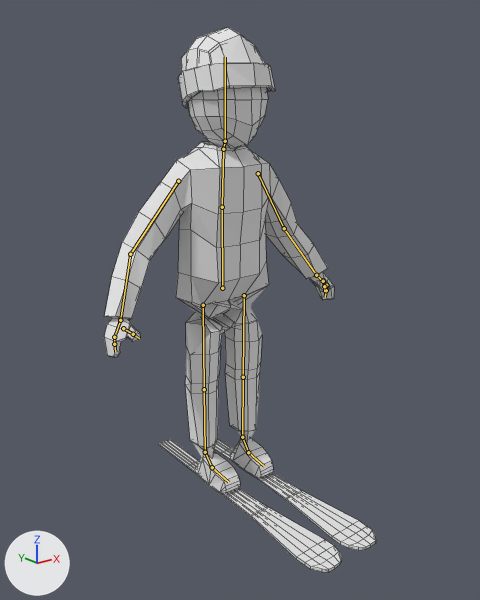
An edit to the Blender file Assets/model.blend, drawn before and after from the same camera.
Camera for both pictures: a camera (50 mm lens) standing at (-14.02, -18.44, 14.27) and looking at (-0.53, -1.57, 7.52). Lighting does not change. The marker at lower left points along +X, +Y and +Z. The bones that bend it are drawn over the model as lines. Mesh edges are drawn as thin lines.
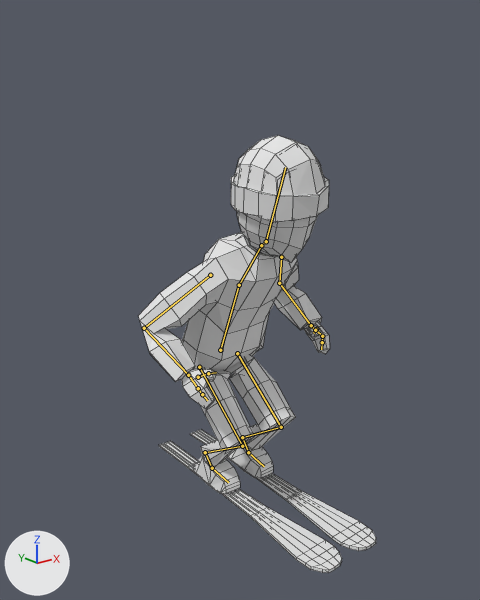
The newer file adds an action. The first version stands in its rest pose; the second is drawn at frame 348 of the action 'jump'.

Location of each change, (x1, y1, x2, y2) in pixels of the pictures (480 x 600 px):
'Cube.000', posed (12% narrower, 20% shorter)
    before: (104, 27, 376, 572)
    after: (138, 135, 376, 573)
bone 'Torso', root to tip
    before: (222, 288) to (222, 207)
    after: (220, 350) to (239, 285)
bone 'Chest', root to tip
    before: (222, 207) to (223, 149)
    after: (239, 285) to (261, 245)
bone 'Head', root to tip
    before: (225, 141) to (225, 57)
    after: (266, 241) to (285, 167)
bone 'Upper Arm.L', root to tip
    before: (258, 173) to (284, 228)
    after: (281, 257) to (279, 283)
bone 'Lower Arm.L', root to tip
    before: (284, 228) to (316, 275)
    after: (279, 283) to (311, 325)
bone 'Lower Arm.R', root to tip
    before: (130, 254) to (120, 320)
    after: (144, 328) to (188, 375)

The change, as a list of edits to the scene's bpy script:
```text
Change bone_torso:
    where bone_torso = bpy.data.objects['Armature'].pose.bones['Torso']
    bone_torso.location: (0.0, 0.0, 0.0) -> (0.04, -0.82, -0.01)
    bone_torso.rotation_quaternion: (1.0, 0.0, 0.0, 0.0) -> (0.983, 0.001, 0.033, 0.182)  # degrees (0, 0, 0) -> degrees (1, 4, 21)
Change bone_chest:
    where bone_chest = bpy.data.objects['Armature'].pose.bones['Chest']  # child of 'Torso'
    bone_chest.location: (0.0, 0.0, 0.0) -> (0.12, 0.09, -0.41)
    bone_chest.rotation_quaternion: (1.0, 0.0, 0.0, 0.0) -> (0.994, 0.103, 0.039, 0.013)  # degrees (0, 0, 0) -> degrees (12, 4, 2)
Change bone_head:
    where bone_head = bpy.data.objects['Armature'].pose.bones['Head']  # child of 'Bone.002'
    bone_head.location: (0.0, 0.0, 0.0) -> (-0.02, 0.04, -0.22)
    bone_head.rotation_quaternion: (1.0, 0.0, 0.0, 0.0) -> (0.994, -0.105, 0.006, 0.008)  # degrees (0, 0, 0) -> degrees (-12, 1, 1)
Change bone_upper_arm_l:
    where bone_upper_arm_l = bpy.data.objects['Armature'].pose.bones['Upper Arm.L']  # child of 'Chest'
    bone_upper_arm_l.location: (0.0, 0.0, 0.0) -> (-0.05, 0.06, 0.04)
    bone_upper_arm_l.rotation_quaternion: (1.0, 0.0, 0.0, 0.0) -> (1.0, 0.018, 0.015, 0.002)  # degrees (0, 0, 0) -> degrees (2, 2, 0)
Change bone_lower_arm_l:
    where bone_lower_arm_l = bpy.data.objects['Armature'].pose.bones['Lower Arm.L']  # child of 'Upper Arm.L'
    bone_lower_arm_l.location: (0.0, 0.0, 0.0) -> (-1.44, 0.87, -0.46)
    bone_lower_arm_l.rotation_quaternion: (1.0, 0.0, 0.0, 0.0) -> (0.82, -0.246, -0.057, 0.513)  # degrees (0, 0, 0) -> degrees (-28, 9, 62)
Change bone_lower_arm_r:
    where bone_lower_arm_r = bpy.data.objects['Armature'].pose.bones['Lower Arm.R']  # child of 'Upper Arm.R'
    bone_lower_arm_r.location: (0.0, 0.0, 0.0) -> (-0.12, 0.03, -0.07)
    bone_lower_arm_r.rotation_quaternion: (1.0, 0.0, 0.0, 0.0) -> (0.817, -0.526, 0.066, 0.227)  # degrees (0, 0, 0) -> degrees (-62, 20, 19)
```
